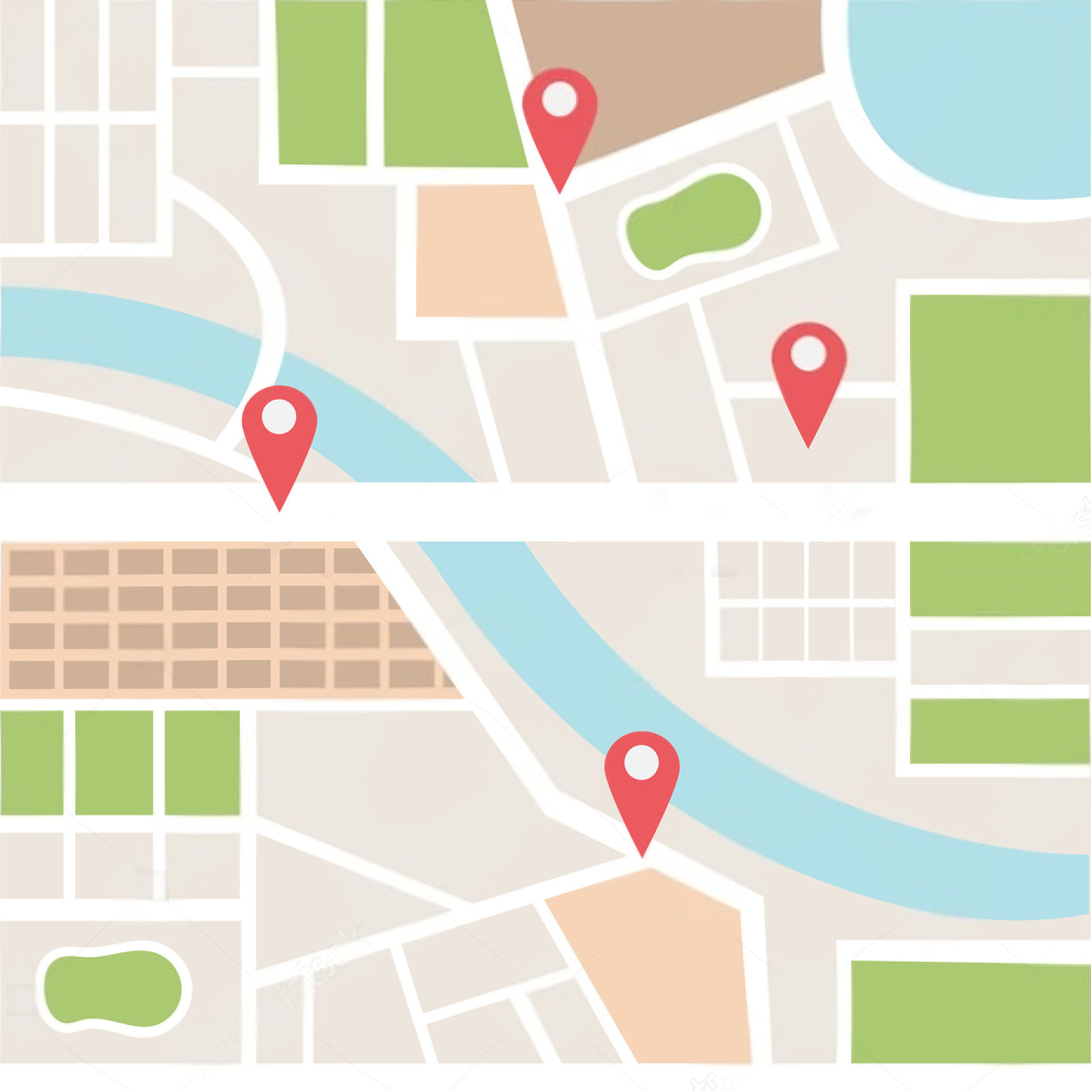
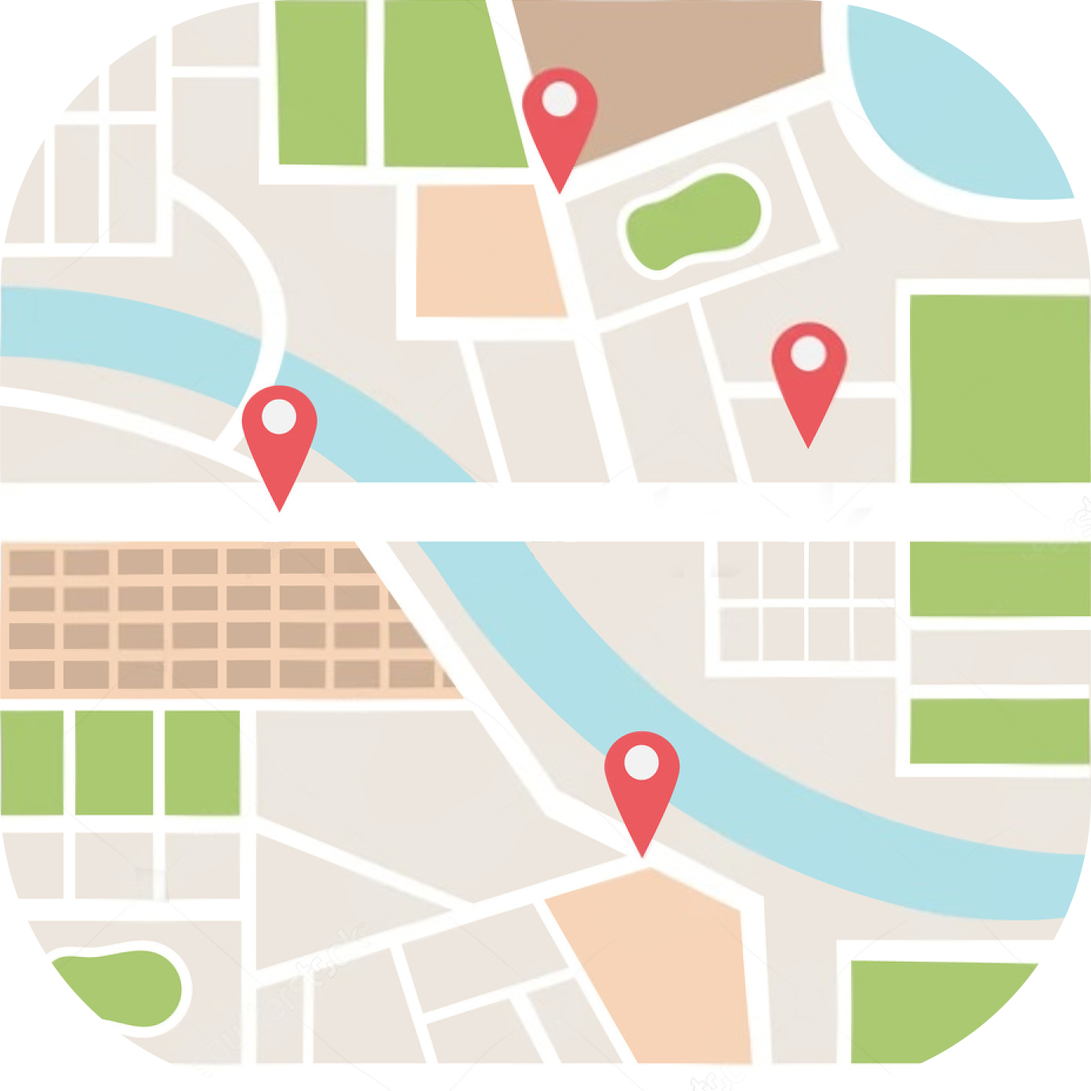
Before/after of a 1091 × 1091 layered artwork. What changed in the layer stack:
added layer "Capa pegada" above "Mapa.jpg" over [0, 0, 1091, 1091]
hid "Mapa.jpg", painted on it over [0, 0, 1091, 1091]
